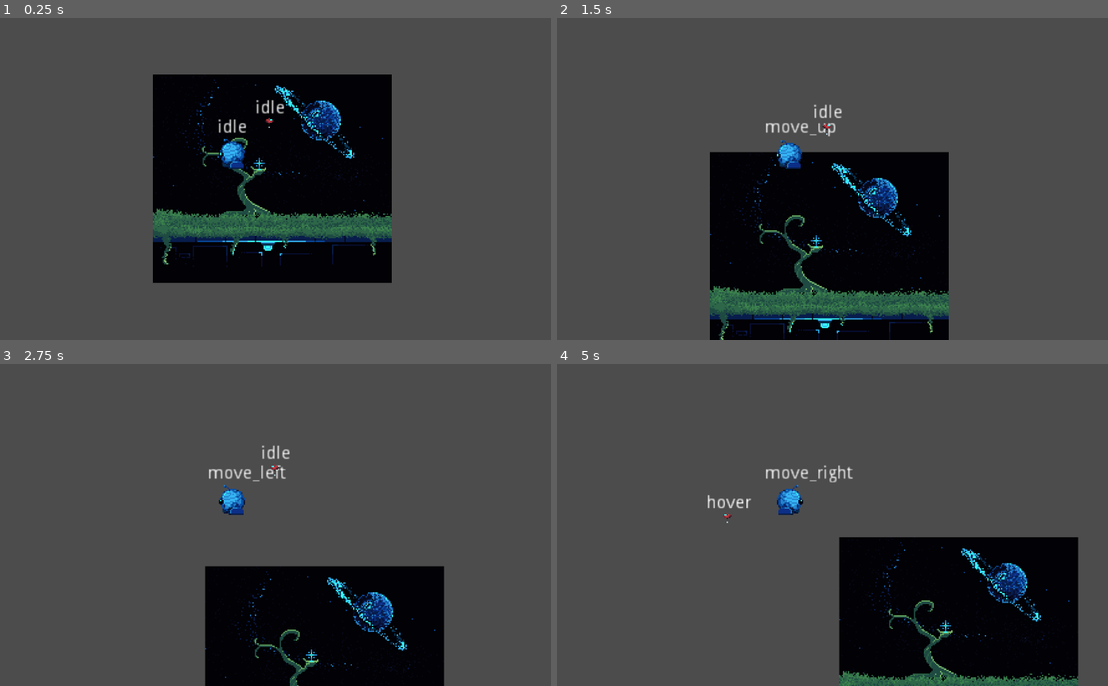
Above: before the commit, frames 1-4 (two rows, left to right).
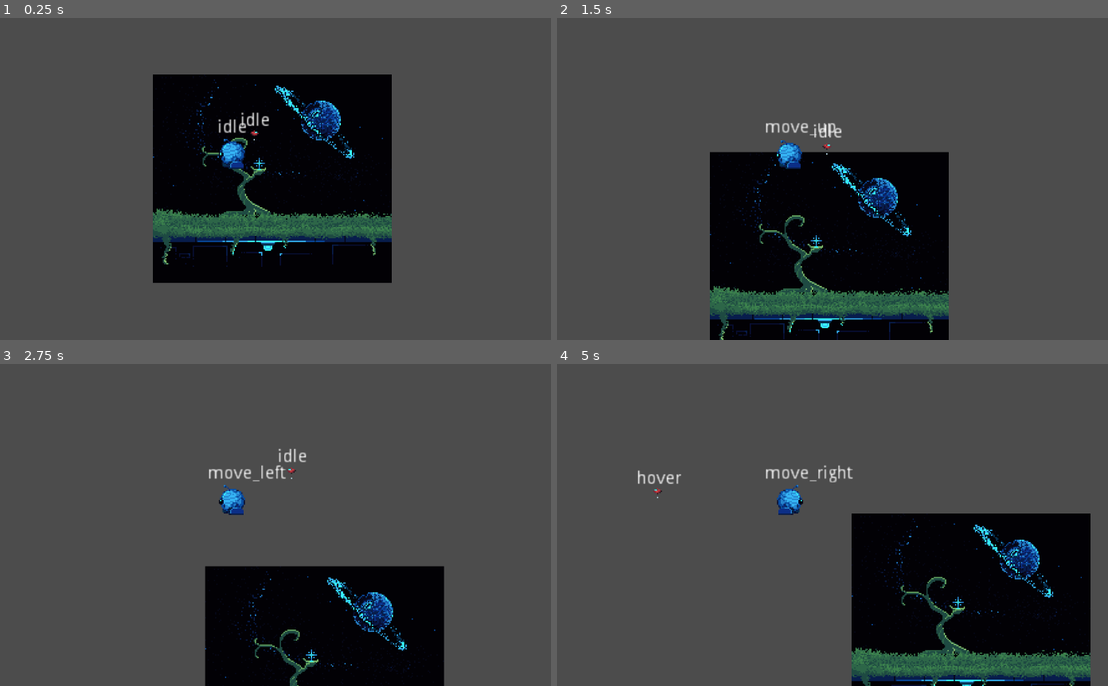
Above: after the commit, the same moments.

Repository: GeekzGamingz/Myunjoule
Game: Godot game, scene res://source/Levels/Debug_Evan.tscn
Two runs of this game, one before a commit and one after it. Both use one fixed random seed, a clock stepped at 60 frames per second and the inputs below. This scene is started directly instead of the project's main scene. The engine's default icon, where the game draws it, is replaced by a stand-in: a white triangle on a blue panel in a dark square.
Inputs:
- Up to frame 1 (0.25 s): no input
- Up to frame 2 (1.5 s): hold E (activate) 0.53-1.28 s; hold W (move_forward) from 0.53 s (still down); tap E (activate) at 1.35 s
- Up to frame 3 (2.75 s): release W (move_forward) at 2.03 s; hold A (move_left) from 2.03 s (still down); hold E (activate) from 2.03 s (still down)
- Up to frame 4 (5 s): release E (activate) at 2.78 s; tap E (activate) at 2.85, 4.35 s; release A (move_left) at 3.53 s; hold S (move_backward) 3.53-4.28 s; hold E (activate) 3.53-4.28 s; hold D (move_right) from 4.28 s (still down)

The runs differ from the first frame. In frame 1, 0.3% of the frame differs, in the area x 43-52%, y 25-39%; in frame 2, 0.2%; in frame 3, 0.2%; in frame 4, 12%, in the area x 14-97%, y 33-100%.

Commit message:
Better expo handling

Diff:
--- a/source/Actors/Drone/Expo.gd
+++ b/source/Actors/Drone/Expo.gd
@@ -1,6 +1,4 @@
 extends Actor
-
-export(float, 0, 1, 0.01) var anchor_follow_weight = 0.25
 
 var anchored: bool = true
 var points_of_interest = []
@@ -14,9 +12,8 @@
 onready var rowbit = get_parent().get_node("Player")
 
 func _ready() -> void:
-	$PoiDetection.connect("area_entered", self, "detected_poi")
-	$PoiDetection.connect("area_exited", self, "poi_left_range")
-	$PlayerDetection.connect("body_exited", self, "player_left_range")
+	rowbit.connect("detected_poi", self, "detected_poi")
+	rowbit.connect("poi_lost", self, "poi_lost")
 	$AnimationPlayer.play("expo_bobble")
 
 func apply_bobble_movement() -> void:
@@ -25,9 +22,9 @@
 
 func apply_idle_movement() -> void:
 	if self.position.distance_to(rowbit.get_node("ExpoAnchor").global_position) < 40:
-		self.position = lerp(self.position, rowbit.get_node("ExpoAnchor").global_position, anchor_follow_weight)
+		self.position = lerp(self.position, rowbit.get_node("ExpoAnchor").global_position, lerp(0, 0.1, 0.6))
 	else:
-		self.position = lerp(self.position, rowbit.get_node("ExpoAnchor").global_position, lerp(0, 0.075, 1.0))
+		self.position = lerp(self.position, rowbit.get_node("ExpoAnchor").global_position, lerp(0, 0.075, 0.5))
 
 func apply_hover_movement() -> void:
 	self.position = lerp(self.position, selected_poi.global_position, lerp(0, 0.075, 1.0))
@@ -42,13 +39,13 @@
 		$Sprite.flip_h = false
 
 func detected_poi(area: Area2D) -> void:
-	if area.name == "GrapplingPoint":
+	if area.is_in_group("POI"):
 		anchored = false
 		# Setting the selected POI here just for now
 		selected_poi = area
 		points_of_interest.append(area)
 
-func poi_left_range(area: Area2D) -> void:
+func poi_lost(area: Area2D) -> void:
 	if area.is_in_group("POI"):
 		points_of_interest.erase(area)
 		if points_of_interest.size() != 0:
@@ -56,7 +53,3 @@
 		else:
 			anchored = true
 			set_deferred("selected_poi", null)
-
-func player_left_range(body: Node):
-	if body.name == "Player":
-		anchored = true
--- a/source/Actors/Drone/Expo.tscn
+++ b/source/Actors/Drone/Expo.tscn
@@ -7,12 +7,6 @@
 
 [sub_resource type="CircleShape2D" id=1]
 radius = 3.0
-
-[sub_resource type="CircleShape2D" id=2]
-radius = 126.0
-
-[sub_resource type="CircleShape2D" id=3]
-radius = 182.003
 
 [sub_resource type="Animation" id=4]
 length = 0.001
@@ -62,16 +56,6 @@
 text = "State"
 align = 1
 
-[node name="PoiDetection" type="Area2D" parent="."]
-
-[node name="CollisionShape2D" type="CollisionShape2D" parent="PoiDetection"]
-shape = SubResource( 2 )
-
-[node name="PlayerDetection" type="Area2D" parent="."]
-
-[node name="CollisionShape2D" type="CollisionShape2D" parent="PlayerDetection"]
-shape = SubResource( 3 )
-
 [node name="AnimationPlayer" type="AnimationPlayer" parent="."]
 anims/RESET = SubResource( 4 )
 anims/expo_bobble = ExtResource( 4 )
--- a/source/Actors/Player/Player.gd
+++ b/source/Actors/Player/Player.gd
@@ -22,11 +22,16 @@
 var items = {
 	"grappling_hook": true,
 }
+
+signal detected_poi
+signal poi_lost
 #-------------------------------------------------------------------------------------------------#
 #Ready Method
 func _ready() -> void:
 	$PlayerArea.connect("area_entered", self, "enable_collision")
 	$PlayerArea.connect("area_entered", self, "disengage_grappling_hook")
+	$PoiDetection.connect("area_entered", self, "detected_poi")
+	$PoiDetection.connect("area_exited", self, "poi_lost")
 #-------------------------------------------------------------------------------------------------#
 #Applies Gravity
 func apply_gravity(delta):
@@ -69,6 +74,12 @@
 	grappling.is_grappling = false
 	$GrapplingHook.can_grapple = false
 
+func detected_poi(area: Area2D) -> void:
+	emit_signal("detected_poi", area)
+
+func poi_lost(area: Area2D) -> void:
+	emit_signal("poi_lost", area)
+
 func set_is_falling(falling: bool) -> void:
 	is_falling = falling
 	if (falling):
--- a/source/Actors/Player/Player.tscn
+++ b/source/Actors/Player/Player.tscn
@@ -72,6 +72,9 @@
 
 [sub_resource type="AnimationNodeStateMachinePlayback" id=3]
 
+[sub_resource type="CircleShape2D" id=7]
+radius = 106.042
+
 [node name="Player" type="KinematicBody2D"]
 script = ExtResource( 1 )
 gravity = 250.0
@@ -135,3 +138,8 @@
 visible = false
 scale = Vector2( 0.1, 0.1 )
 texture = ExtResource( 9 )
+
+[node name="PoiDetection" type="Area2D" parent="."]
+
+[node name="CollisionShape2D" type="CollisionShape2D" parent="PoiDetection"]
+shape = SubResource( 7 )
--- a/source/Actors/Player/PlayerFSM.gd
+++ b/source/Actors/Player/PlayerFSM.gd
@@ -35,10 +35,9 @@
 #Input Handler
 func _input(event: InputEvent) -> void:
 	# Would want some tie in here to the drone selection system
-	if event.is_action_pressed("activate") and $"../GrapplingHook".can_grapple:
+	if event.is_action_pressed("activate") and parent.get_node("GrapplingHook").can_grapple:
 		call_deferred("stateSet", states.grappling)
 		parent.grappling.is_grappling = true
-	pass
 
 
 #-------------------------------------------------------------------------------------------------#
Not shown: 1 places in source/Actors/Drone/Expo.tscn that only renumber resources
Not shown: 1 places in source/Actors/Player/Player.tscn that only renumber resources
